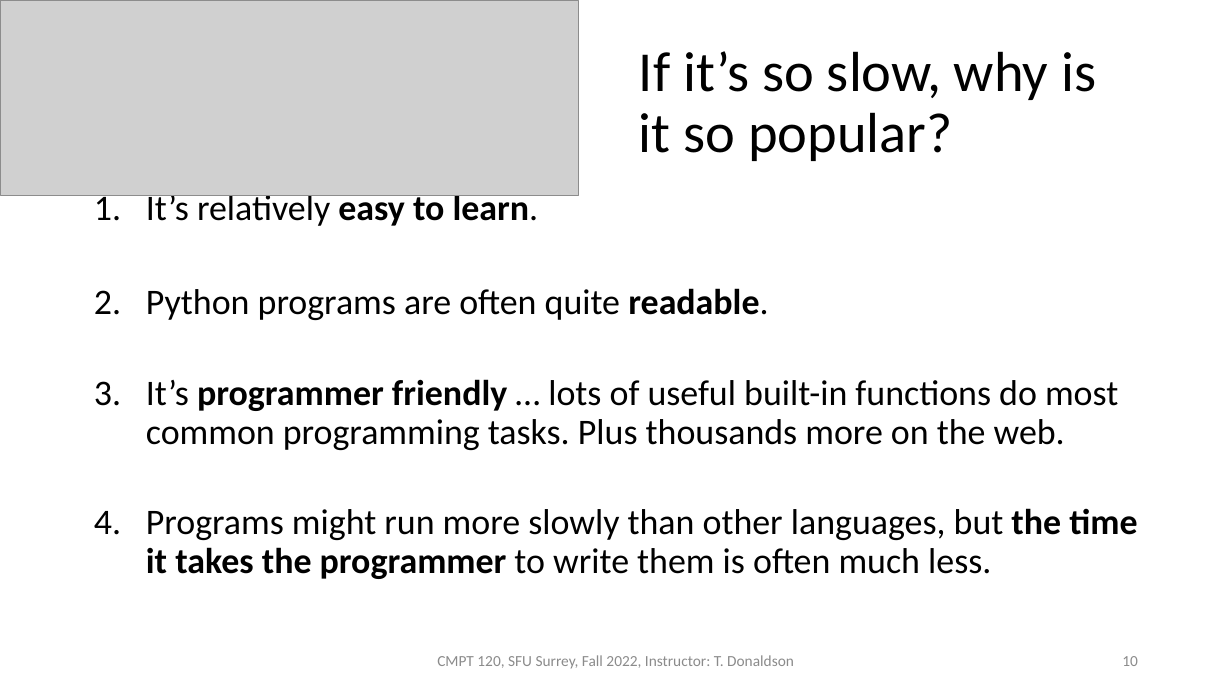
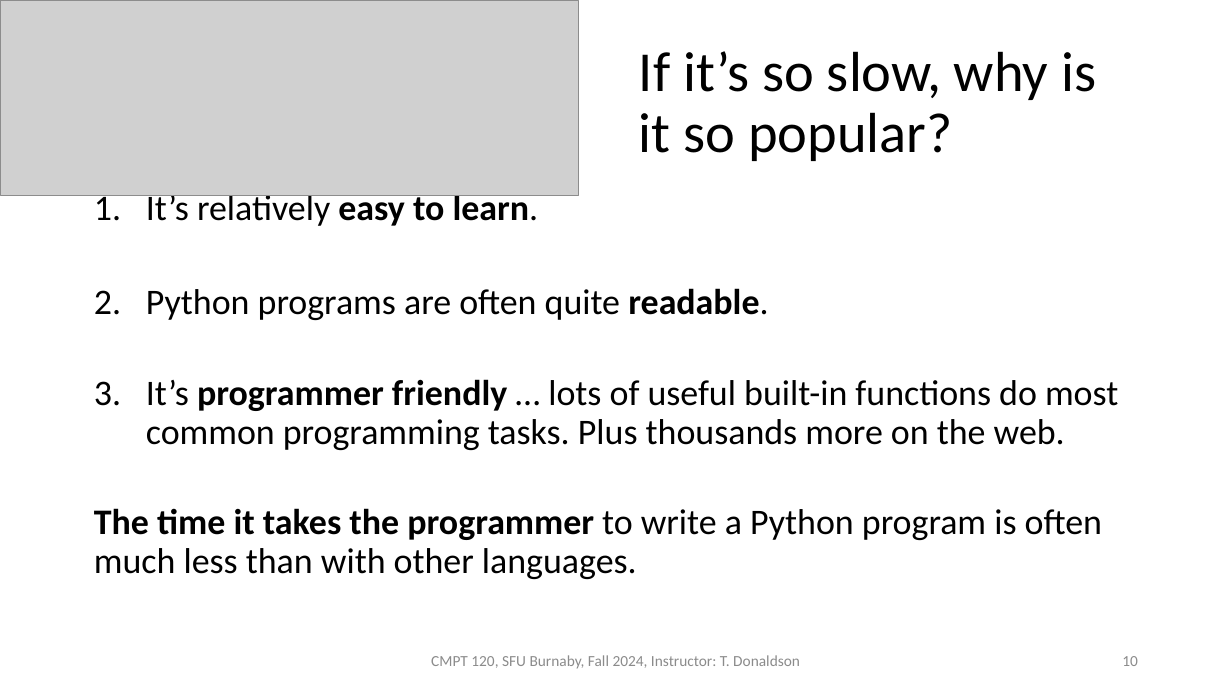
Before and after one commit to tjd1234/cmpt120fall2024, a slide deck: slide 10 of lectures/lecture1/lecture1.pptx. Drawn at 1232x693 pixels with LibreOffice and Linux fonts; fonts in the diff are those of the drawing; grey boxes stand for pictures. Boxes give left, top, right and bottom in pixels: in the first picture for what was removed or moved away, otherwise in the second. Text is boxed around its words. In the diff, an @@ line names an element or a change of style, - is before the commit and + after.

```diff
--- a/lectures/lecture1/lecture1.pptx
+++ b/lectures/lecture1/lecture1.pptx
@@ text at box(94, 508, 1102, 579): text changed @@
-4. Programs might run more slowly than other languages, but the time it takes the programmer to write them is often much less.
+The time it takes the programmer to write a Python program is often much less than with other languages.
@@ text at box(431, 655, 800, 669): text changed @@
-CMPT 120, SFU Surrey, Fall 2022, Instructor: T. Donaldson
+CMPT 120, SFU Burnaby, Fall 2024, Instructor: T. Donaldson
```
Also in this commit, not shown: 9 other slides changed, 8 other files.
